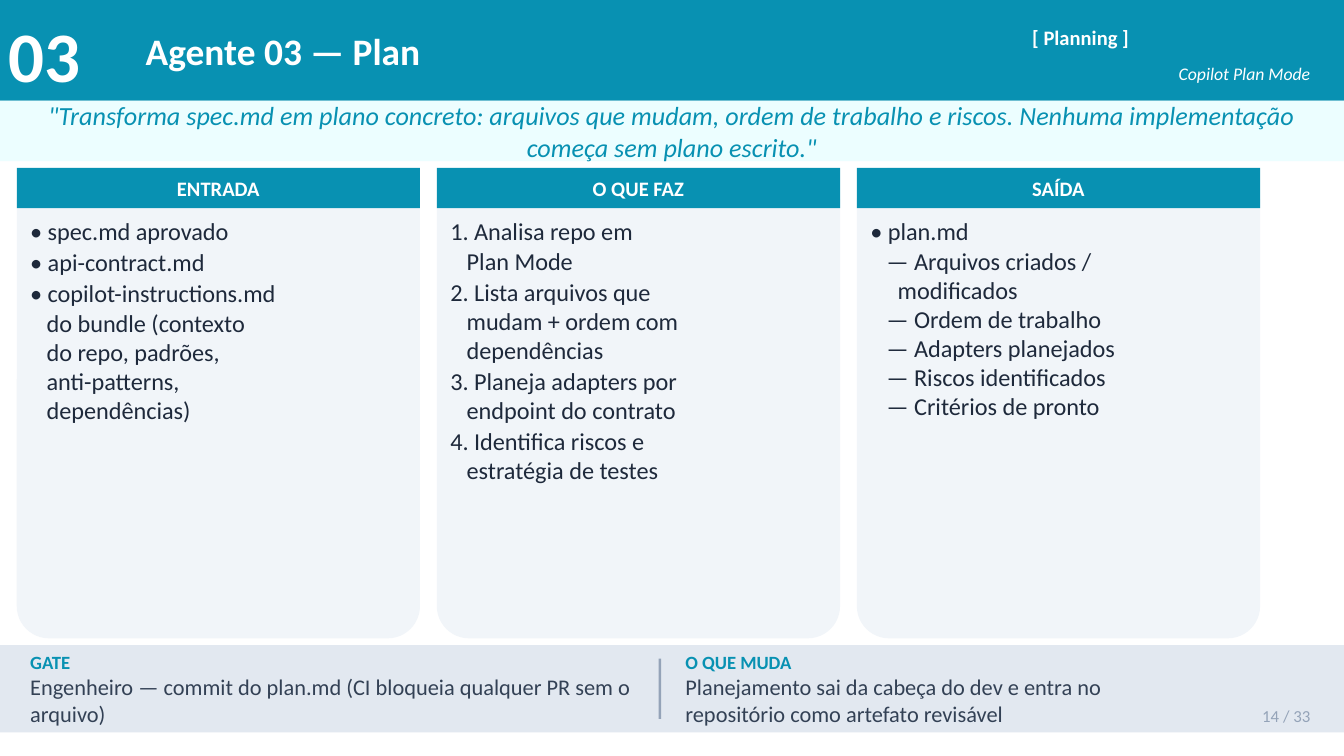
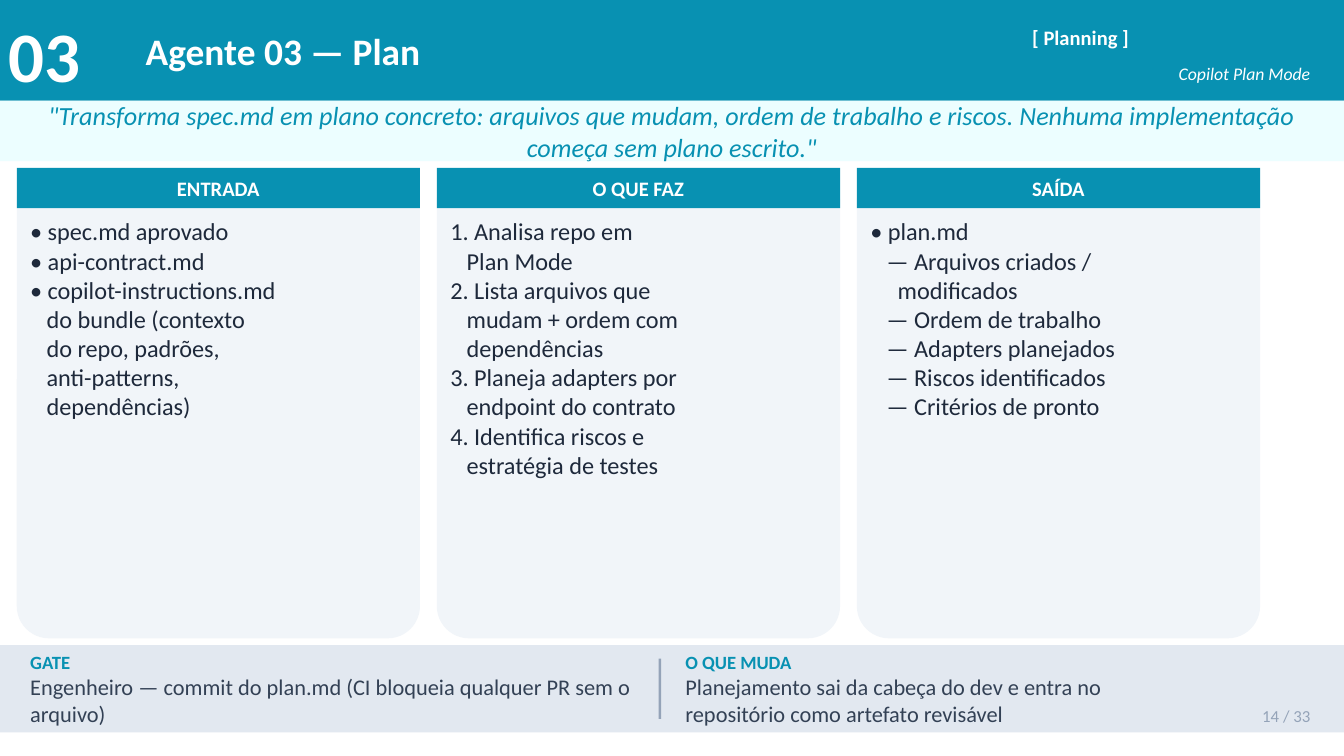
Before and after one commit to jpsslink/sdlc-agentico, a slide deck: slide 14 of esteira-agentica-pitch.pptx. Drawn at 1344x756 pixels with LibreOffice and Linux fonts; fonts in the diff are those of the drawing. Boxes give left, top, right and bottom in pixels: in the first picture for what was removed or moved away, otherwise in the second. Text is boxed around its words. In the diff, an @@ line names an element or a change of style, - is before the commit and + after.

```diff
--- a/esteira-agentica-pitch.pptx
+++ b/esteira-agentica-pitch.pptx
@@ text at [48, 253, 276, 303]: less space between paragraphs @@
@@ text at [450, 282, 677, 445]: less space between paragraphs @@
```
Also in this commit, not shown: 30 other slides changed, 1 other file.
